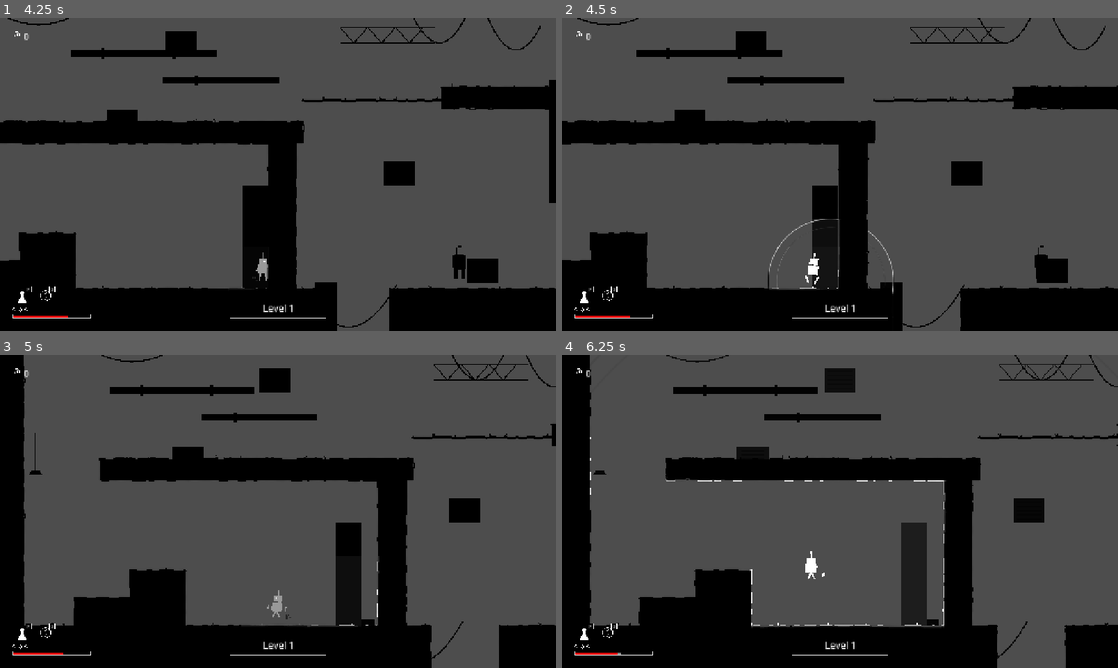
Above: before the commit, frames 1-4 (two rows, left to right).
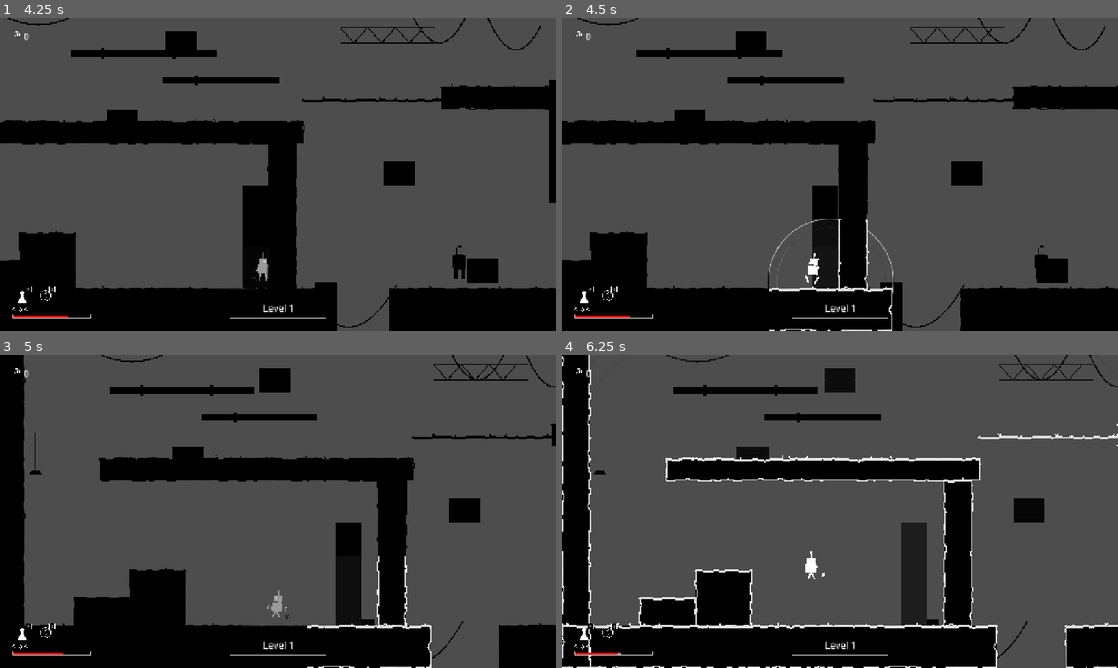
Above: after the commit, the same moments.

Repository: Joshuamathewj2/Signal-Lost
Game: Godot game, scene res://sandbox/sandbox_enemy.tscn
Two runs of this game, one before a commit and one after it. Both use one fixed random seed, a clock stepped at 60 frames per second and the inputs below. This scene is started directly instead of the project's main scene.
Inputs (mouse positions are in pixels of both pictures, inside the frame that each line leads up to):
- Up to frame 1 (4.25 s): tap Enter at 0.5 s; move the mouse to (400, 158) at 0.52 s; press the mouse at (400, 158) at 0.53 s; hold D (move_right) 0.53-2.03 s; tap Space (jump) at 0.77, 1.52, 3.02, 3.77 s; tap Shift (sneak) at 0.8, 1.35, 2.3 s; move the mouse to (166, 190) at 1.27 s; release the mouse at (166, 190) at 1.28 s; click (166, 190) at 1.55 s; move the mouse to (333, 105) at 2.02 s; hold A (move_left) 2.03-2.78 s; hold F (ability_primary) 2.03-2.78 s; move the mouse to (250, 237) at 2.77 s; hold D (move_right) from 2.78 s (still down); click (250, 237) at 2.85 s; move the mouse to (444, 221) at 3.52 s; hold Shift (sneak) from 3.53 s (still down)
- Up to frame 2 (4.5 s): move the mouse to (673, 127) at 4.27 s; release D (move_right) at 4.28 s; release Shift (sneak) at 4.28 s; hold A (move_left) from 4.28 s (still down); tap 1 at 4.35 s
- Up to frame 3 (5 s): keep holding A (move_left); tap Space (jump) at 4.52 s; click (111, 464) at 4.55 s
- Up to frame 4 (6.25 s): move the mouse to (867, 511) at 5.02 s; release A (move_left) at 5.03 s; hold D (move_right) 5.03-5.78 s; hold Shift (sneak) 5.03-5.78 s; tap 2 at 5.1 s; click (867, 511) at 5.17 s; move the mouse to (756, 433) at 5.77 s; hold A (move_left) from 5.78 s (still down); tap 3 at 5.85 s; tap Space (jump) at 6.02 s; click (756, 433) at 6.05 s

Frame 1 is identical in both runs. In frame 2, 0.4% of the frame differs, in the area x 37-60%, y 64-100%; in frame 3, 0.4%; in frame 4, 2.7%, in the area x 0-100%, y 0-100%.
Error in both runs: Invalid access to property or key 'origin' on a base object of type 'RefCounted (NoiseEvent)'. (res://scenes/sonar/ripple_rings.gd:22)

Commit message:
P9-T1: performance

Diff:
--- a/autoload/game_config.gd
+++ b/autoload/game_config.gd
@@ -1,4 +1,6 @@
 extends Node
+
+signal quality_changed(new_quality: int)
 
 var data: GameConfigData = preload("res://resources/config/default_config.tres")
 var cfg: GameConfigData:
@@ -21,6 +23,11 @@
 	&"brute": preload("res://resources/enemies/enemy_brute.tres"),
 }
 
+func _ready() -> void:
+	if SaveData != null:
+		var perf_on: bool = bool(SaveData.get_setting("performance_mode", false))
+		set_sonar_quality(0 if perf_on else 1)
+
 func pulse_for_tier(tier: int) -> PulseProfile:
 	match tier:
 		0:
@@ -34,3 +41,7 @@
 
 func set_sonar_quality(q: int) -> void:
 	sonar_quality = q
+	if data != null:
+		data.sonar_quality = (q as GameConfigData.Quality)
+		data.max_bubbles = 4 if q == 0 else 6
+	quality_changed.emit(q)
--- a/scenes/fx/post_fx.gd
+++ b/scenes/fx/post_fx.gd
@@ -20,6 +20,11 @@
 
 	if SceneRouter != null and SceneRouter.has_signal("level_loaded"):
 		SceneRouter.level_loaded.connect(_on_level_loaded)
+
+	if SaveData != null and SaveData.has_signal("settings_changed"):
+		SaveData.settings_changed.connect(_apply_settings)
+	if GameConfig != null and GameConfig.has_signal("quality_changed"):
+		GameConfig.quality_changed.connect(func(_q: int) -> void: _apply_settings())
 
 	_apply_settings()
 
@@ -65,10 +70,17 @@
 func _apply_settings() -> void:
 	if mat == null:
 		return
+	var grain_enabled: bool = bool(SaveData.get_setting("film_grain", true)) if SaveData != null else true
+	var is_low: bool = (GameConfig != null and GameConfig.sonar_quality == 0)
+	var final_grain: float = 0.0 if (not grain_enabled or is_low) else default_grain_amount
+	var ca_enabled: bool = bool(SaveData.get_setting("chromatic_aberration", true)) if SaveData != null else true
+
 	mat.set_shader_parameter(&"vignette_strength", default_vignette_strength)
 	mat.set_shader_parameter(&"vignette_radius", default_vignette_radius)
-	mat.set_shader_parameter(&"grain_amount", default_grain_amount)
+	mat.set_shader_parameter(&"grain_amount", final_grain)
 	mat.set_shader_parameter(&"bloom_amount", default_bloom_amount)
+	if not ca_enabled:
+		mat.set_shader_parameter(&"ca_amount", 0.0)
 
 func _unhandled_input(event: InputEvent) -> void:
 	if OS.is_debug_build() and event is InputEventKey:
--- a/scenes/sonar/pulse_bubble.gd
+++ b/scenes/sonar/pulse_bubble.gd
@@ -18,10 +18,19 @@
 	if light != null:
 		light.texture = RevealTextureFactory.get_texture()
 		light.blend_mode = PointLight2D.BLEND_MODE_ADD
-		light.shadow_filter = PointLight2D.SHADOW_FILTER_PCF5
 		light.shadow_filter_smooth = 1.5
 		light.range_item_cull_mask = 15
 		light.shadow_item_cull_mask = 1
+	_apply_quality()
+	if GameConfig != null and GameConfig.has_signal("quality_changed"):
+		GameConfig.quality_changed.connect(func(_q: int) -> void: _apply_quality())
+
+func _apply_quality() -> void:
+	if light == null:
+		return
+	var is_low: bool = (GameConfig != null and GameConfig.sonar_quality == 0)
+	light.shadow_enabled = not is_low
+	light.shadow_filter = PointLight2D.SHADOW_FILTER_NONE if is_low else PointLight2D.SHADOW_FILTER_PCF5
 
 func start(p_profile: PulseProfile, p_origin: Vector2) -> void:
 	profile = p_profile
@@ -37,8 +46,7 @@
 	if light != null:
 		light.texture_scale = 0.01
 		light.energy = 1.0
-		var is_low: bool = (GameConfig.data.sonar_quality == GameConfigData.Quality.LOW)
-		light.shadow_enabled = not is_low
+		_apply_quality()
 
 func _process(delta: float) -> void:
 	if not active or profile == null:
--- a/scenes/sonar/sonar_system.gd
+++ b/scenes/sonar/sonar_system.gd
@@ -25,11 +25,27 @@
 	if PulseRegistry != null and PulseRegistry.has_method("set_space_provider"):
 		PulseRegistry.call("set_space_provider", self)
 
+	if GameConfig != null and GameConfig.has_signal("quality_changed"):
+		GameConfig.quality_changed.connect(_on_quality_changed)
+
+func _on_quality_changed(_q: int) -> void:
+	var limit: int = 4 if (GameConfig != null and GameConfig.sonar_quality == 0) else pool.size()
+	for i in range(limit, pool.size()):
+		if pool[i].active:
+			pool[i].active = false
+			pool[i].visible = false
+			pool[i].finished.emit(pool[i])
+
 func _on_level_loaded(_level_root: Node) -> void:
 	_connect_player()
 
 func _connect_player() -> void:
-	var p: Node = get_tree().get_first_node_in_group(&"player")
+	if not is_inside_tree():
+		return
+	var tree: SceneTree = get_tree()
+	if tree == null:
+		return
+	var p: Node = tree.get_first_node_in_group(&"player")
 	if p != null:
 		var charger: PulseCharger = p.get_node_or_null("PulseCharger") as PulseCharger
 		if charger != null and not charger.pulse_released.is_connected(spawn):
@@ -37,17 +53,20 @@
 
 func spawn(profile: PulseProfile, origin: Vector2) -> PulseBubble:
 	var chosen: PulseBubble = null
+	var limit: int = mini(4, pool.size()) if (GameConfig != null and GameConfig.sonar_quality == 0) else pool.size()
 
-	# 1. Look for inactive bubble
-	for b in pool:
+	# 1. Look for inactive bubble within limit
+	for i in range(limit):
+		var b: PulseBubble = pool[i]
 		if not b.active:
 			chosen = b
 			break
 
-	# 2. If all active, recycle oldest (highest age)
+	# 2. If all active, recycle oldest (highest age) within limit
 	if chosen == null:
 		var oldest_age: float = -1.0
-		for b in pool:
+		for i in range(limit):
+			var b: PulseBubble = pool[i]
 			if b.age > oldest_age:
 				oldest_age = b.age
 				chosen = b
--- a/scenes/world/background_builder.gd
+++ b/scenes/world/background_builder.gd
@@ -15,6 +15,8 @@
 	var step_x: float = tile_size * 3.0 # ~1 prop every 3 tiles horizontally
 
 	for cfg in layer_configs:
+		if cfg["name"] == "NearLayer" and GameConfig != null and GameConfig.sonar_quality == 0:
+			continue # ARCH §14 degrade order: parallax near layer off in LOW quality
 		var p_layer: Parallax2D = Parallax2D.new()
 		p_layer.name = cfg["name"]
 		p_layer.scroll_scale = cfg["scroll"]
--- /dev/null
+++ b/tests/test_performance_mode.gd
@@ -0,0 +1,55 @@
+class_name TestPerformanceMode
+extends RefCounted
+
+const SonarScript = preload("res://scenes/sonar/sonar_system.gd")
+
+func run() -> Array[String]:
+	var failures: Array[String] = []
+
+	var original_quality: int = GameConfig.sonar_quality
+
+	# 1. Test HIGH mode
+	GameConfig.set_sonar_quality(1)
+	if GameConfig.sonar_quality != 1:
+		failures.append("Expected sonar_quality == 1")
+	if GameConfig.data.max_bubbles != 6:
+		failures.append("Expected max_bubbles == 6 in HIGH mode")
+
+	# 2. Test LOW mode
+	GameConfig.set_sonar_quality(0)
+	if GameConfig.sonar_quality != 0:
+		failures.append("Expected sonar_quality == 0")
+	if GameConfig.data.max_bubbles != 4:
+		failures.append("Expected max_bubbles == 4 in LOW mode")
+
+	# 3. SonarSystem bubble limit under LOW mode
+	var sonar = SonarScript.new()
+	sonar._ready()
+	var profile: PulseProfile = GameConfig.pulse_for_tier(0) # whisper
+	# Spawn 5 bubbles
+	var b1 = sonar.spawn(profile, Vector2(10, 10))
+	var b2 = sonar.spawn(profile, Vector2(20, 20))
+	var b3 = sonar.spawn(profile, Vector2(30, 30))
+	var b4 = sonar.spawn(profile, Vector2(40, 40))
+	var b5 = sonar.spawn(profile, Vector2(50, 50)) # should recycle oldest among first 4
+
+	var active_count: int = 0
+	for b in sonar.pool:
+		if b.active:
+			active_count += 1
+
+	if active_count > 4:
+		failures.append("Expected active bubbles <= 4 in LOW quality mode, got %d" % active_count)
+
+	if b1 != null and b1.light != null:
+		if b1.light.shadow_enabled:
+			failures.append("Expected light shadow_enabled == false in LOW quality mode")
+		if b1.light.shadow_filter != PointLight2D.SHADOW_FILTER_NONE:
+			failures.append("Expected light shadow_filter == NONE in LOW quality mode")
+
+	sonar.queue_free()
+
+	# Restore quality
+	GameConfig.set_sonar_quality(original_quality)
+
+	return failures
Not shown, changed: CHANGELOG.md
Not shown, added: docs/PERF_REPORT.md
